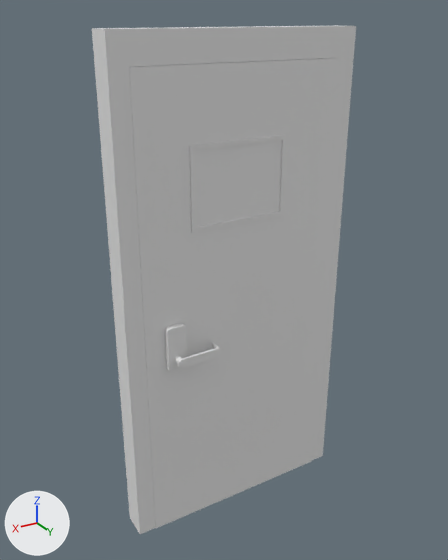
What one commit did to the Blender file Assets/Models/Modular Metric/Blender/Doors/door shape 2(b).blend.
Both versions are drawn from a camera (50 mm lens) standing at (4.32, 6.75, 3.88) and looking at (0.13, -0.24, 0.39). Every picture has the same lights, and +X, +Y and +Z are marked at lower left.
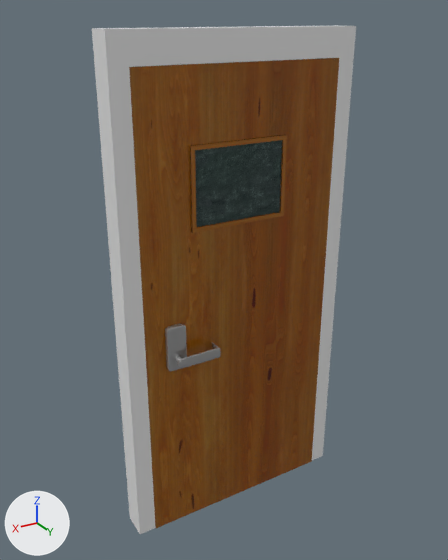
What differs and where, as boxes (x1, y1, x2, y2) in the pictures (448 x 560 px):
'Plane', recoloured (grey to brown)
    both: (129, 58, 339, 528)
'Cube', recoloured
    both: (165, 323, 187, 371)
'Plane.001', recoloured
    both: (178, 348, 221, 368)
part 1 of me_cube_015, recoloured (grey to brown)
    before: (189, 135, 287, 233)
    after: (190, 135, 287, 233)

Patch to the scene script:
```diff
--- a/Assets/Models/Modular Metric/Blender/Doors/door shape 2(b).blend.py
+++ b/Assets/Models/Modular Metric/Blender/Doors/door shape 2(b).blend.py
@@ mat_material_001 @@
+mat_material_001 = bpy.data.materials.new('Material.001')
+# uses the picture img_1k_blackboard_diffuse_jpg
+# uses the picture img_1k_blackboard_displacement_jpg
+# uses the picture img_1k_blackboard_normal_jpg
+# uses the picture img_1k_blackboard_specular_jpg
@@ mat_material_002 @@
+mat_material_002 = bpy.data.materials.new('Material.002')
+# uses the picture img_spruce_wood_varnished_albedo_jpg
+# uses the picture img_spruce_wood_varnished_height_jpg
+# uses the picture img_spruce_wood_varnished_normal_jpg
+# uses the picture img_spruce_wood_varnished_roughness_jpg
@@ me_plane_001 @@
 me_plane_001.from_pydata(...)  # 8 vertices, 6 faces; spans x -1.0..1.0, y -1.0..1.0, z 0.0..0.05
+me_plane_001.materials.append(mat_material_002)
@@ me_cube_015 @@
 me_cube_015.from_pydata(...)  # 32 vertices, 25 faces, 1 loose edge; spans x -1.0..36.8, y -1.0..1.2, z -1.0..1.0
 # used by ob_cube_004; location = (0.06, 0.03, 1.32); rotation_euler = (0.0, 1.571, 0.0), in degrees (0, 90, 0); scale = (-0.0294, 0.0148, 0.722)
+# me_cube_015 part 1: 24 of the faces centred in x -1.0..36.8, y -1.0..1.2, z -1.0..1.0 switch from no material to mat_material_002
+me_cube_015.materials.append(mat_material_001)
@@ me_cube @@
 me_cube.from_pydata(...)  # 50 vertices, 48 faces; spans x -1.0..1.0, y -1.0..1.0, z -1.0..1.0
-me_cube.materials.append(mat_material)  # white #e7e7e7
+me_cube.materials.append(mat_metal_handle)  # grey #b5b5b5
@@ me_plane_002 @@
 me_plane_002.from_pydata(...)  # 70 vertices, 68 faces; spans x -1.0..1.0, y -1.0..1.0, z 0.0..0.09
+me_plane_002.materials.append(mat_metal_handle)  # grey #b5b5b5
```
